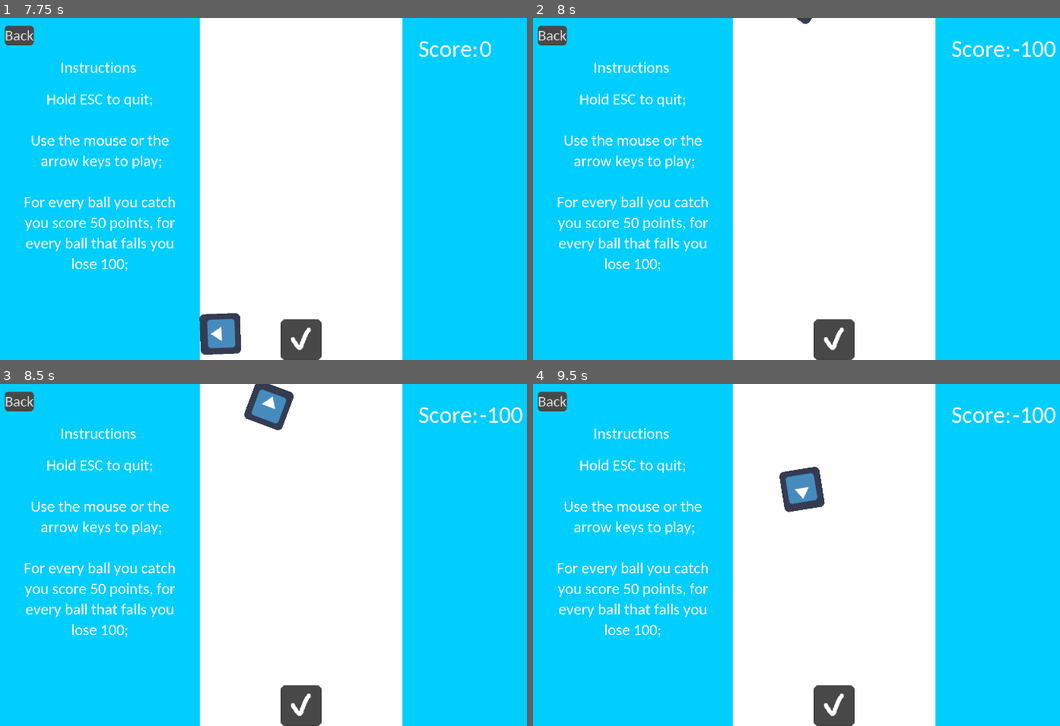
Above: before the commit, frames 1-4 (two rows, left to right).
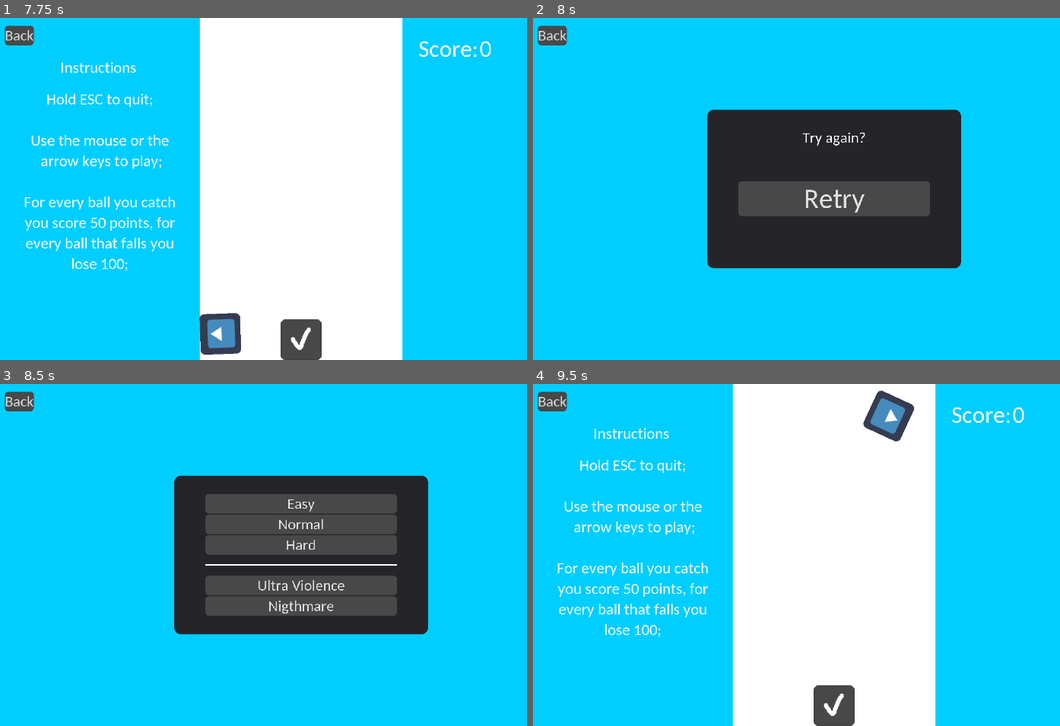
Above: after the commit, the same moments.

Repository: RasaHakaton/FallBall
Game: Godot game, scene res://MainMenu/MainMenu.tscn
The game is run twice, just before and just after one commit, with the same random seed, the same clock (stepped at 60 frames per second) and the same inputs. The engine's default icon, where the game draws it, is replaced by a stand-in: a white triangle on a blue panel in a dark square.
Inputs (mouse positions are in pixels of both pictures, inside the frame that each line leads up to):
- Up to frame 1 (7.75 s): click "Play" at 0.5 s; click "Easy" at 1.25 s; click "Back" at 2 s; click "Play" at 2.75 s; click "Easy" at 3.5 s; move the mouse to (300, 342) at 4.27 s; hold Right (ui_right) 4.28-5.03 s; click (300, 342) at 4.35 s; move the mouse to (179, 206) at 5.02 s; hold Down (ui_down) 5.03-5.78 s; click (179, 206) at 5.1 s; move the mouse to (363, 113) at 5.77 s; hold Right (ui_right) 5.78-6.53 s; click (363, 113) at 5.85 s; move the mouse to (268, 257) at 6.52 s; hold Up (ui_up) 6.53-7.28 s; click (268, 257) at 6.6 s; move the mouse to (484, 240) at 7.27 s; hold Left (ui_left) from 7.28 s (still down); click (484, 240) at 7.35 s
- Up to frame 2 (8 s): keep holding Left (ui_left)
- Up to frame 3 (8.5 s): release Left (ui_left) at 8 s; click (300, 565) at 8 s, where only the run after the commit has a clickable "Retry"
- Up to frame 4 (9.5 s): click (833, 524) at 8.75 s, where only the run after the commit has a clickable "Normal"

Frame 1 is identical in both runs. In frame 2, 45% of the frame differs, in the area x 4-100%, y 0-100%; in frame 3, 45%; in frame 4, 1.9%.

Commit message:
Fully Implemented Core Gameplay Loop

Diff:
--- a/Game/Main.gd
+++ b/Game/Main.gd
@@ -1,5 +1,6 @@
 extends Node2D
 
+onready var a = 0
 onready var score = 200
 onready var init = true
 onready var scorelabel = $GameplayLoop/ScoreHolder/HBoxContainer/Score
@@ -15,10 +16,13 @@
 
 func _physics_process(delta):
 	scorelabel.text = str(score)
-	if score <= 0 and init == false:
-		print ("gotov")
-	else: print ("negotov")
-
+	if score <= 0 and init == false and a == 1:
+		$GameplayLoop.visible = false
+		$TryAgain.visible = true
 
 func _on_Difficulty_dying(difficulty):
 	init = true
+	a = 1
+
+func _on_Retry_pressed():
+	get_tree().change_scene('res://Game/Main.tscn')
--- a/Game/Main.tscn
+++ b/Game/Main.tscn
@@ -7,6 +7,12 @@
 [ext_resource path="res://MainMenu/BackToMenu/Back.tscn" type="PackedScene" id=5]
 [ext_resource path="res://Game/DifficultySelector/Difficulty.tscn" type="PackedScene" id=6]
 [ext_resource path="res://Game/GameplayLoop.gd" type="Script" id=7]
+[ext_resource path="res://MainMenu/Settings/Settings.tres" type="Theme" id=8]
+[ext_resource path="res://MainMenu/Settings/PanelTheme.tres" type="Theme" id=9]
+
+[sub_resource type="DynamicFont" id=9]
+size = 88
+font_data = ExtResource( 3 )
 
 [sub_resource type="DynamicFont" id=3]
 size = 75
@@ -56,6 +62,55 @@
 margin_top = 290.0
 margin_right = 1360.0
 margin_bottom = 790.0
+
+[node name="TryAgain" type="Panel" parent="."]
+visible = false
+margin_left = 560.0
+margin_top = 290.0
+margin_right = 1360.0
+margin_bottom = 790.0
+theme = ExtResource( 9 )
+__meta__ = {
+"_edit_use_anchors_": false
+}
+
+[node name="VBoxContainer" type="VBoxContainer" parent="TryAgain"]
+margin_left = 98.0
+margin_top = 58.0
+margin_right = 702.0
+margin_bottom = 442.0
+__meta__ = {
+"_edit_use_anchors_": false
+}
+
+[node name="Label" type="Label" parent="TryAgain/VBoxContainer"]
+margin_right = 604.0
+margin_bottom = 59.0
+theme = ExtResource( 8 )
+text = "Try again?"
+align = 1
+
+[node name="Control" type="Control" parent="TryAgain/VBoxContainer"]
+margin_top = 63.0
+margin_right = 604.0
+margin_bottom = 164.0
+size_flags_horizontal = 3
+size_flags_vertical = 3
+
+[node name="Retry" type="Button" parent="TryAgain/VBoxContainer"]
+margin_top = 168.0
+margin_right = 604.0
+margin_bottom = 278.0
+theme = ExtResource( 8 )
+custom_fonts/font = SubResource( 9 )
+text = "Retry"
+
+[node name="Control2" type="Control" parent="TryAgain/VBoxContainer"]
+margin_top = 282.0
+margin_right = 604.0
+margin_bottom = 384.0
+size_flags_horizontal = 3
+size_flags_vertical = 3
 
 [node name="Back" parent="." instance=ExtResource( 5 )]
 margin_left = 25.0
@@ -185,6 +240,7 @@
 [connection signal="dying" from="Difficulty" to="." method="_on_Difficulty_dying"]
 [connection signal="dying" from="Difficulty" to="GameplayLoop" method="_on_Difficulty_dying"]
 [connection signal="dying" from="Difficulty" to="GameplayLoop/Ball" method="_on_Difficulty_dying"]
+[connection signal="pressed" from="TryAgain/VBoxContainer/Retry" to="." method="_on_Retry_pressed"]
 [connection signal="body_entered" from="GameplayLoop/Playingfield/DeathZone" to="." method="_on_DeathZone_body_entered"]
 [connection signal="body_entered" from="GameplayLoop/Playingfield/DeathZone" to="GameplayLoop/Ball" method="_on_DeathZone_body_entered"]
 [connection signal="body_entered" from="GameplayLoop/Player" to="." method="_on_Player_body_entered"]
Not shown: 1 places in Game/Main.tscn that only renumber resources
